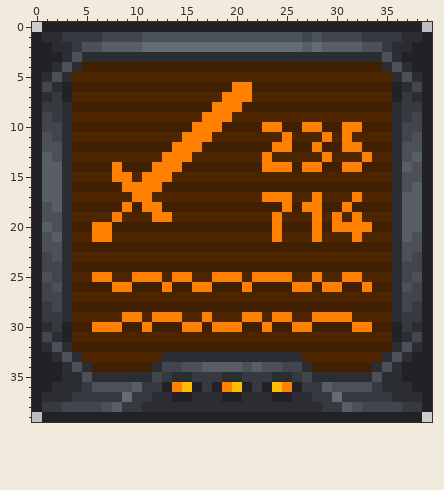
Two versions of one pixel-art sprite, icon.png. This is how it looked before the edit.
The file is 80x80 pixels, drawn in blocks of 2x2; one block is one cell here.
After:
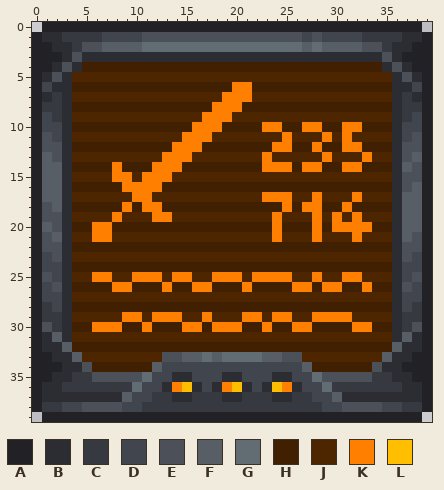
Palette (. is transparent): A #212126  B #2b2d33  C #363940  D #41454d  E #4c5159  F #575e66  G #626c73  H #402000  J #4d2600  K #ff8000  L #ffbf00
Change:
@@ x 0..39 @@
  5 ABEBJJJJJJJJJJJJJJJJJJJJJJJJJJJJJJJJBEBA
- 6 ADBAHHHHHHHHHHHHHHHHKKHHHHHHHHHHHHHHABDA
- 7 ABCAJJJJJJJJJJJJJJJKKKJJJJJJJJJJJJJJACBA
+ 6 ADBBHHHHHHHHHHHHHHHHKKHHHHHHHHHHHHHHBBDA
+ 7 ABCBJJJJJJJJJJJJJJJKKKJJJJJJJJJJJJJJBCBA
  8 ACCBHHHHHHHHHHHHHHKKKHHHHHHHHHHHHHHHBCCA
@@ x 0..39 @@
 29 ACCBJJJJJKKJKKKJJKJJJKKJKKJJKKKKJJJJBCCA
-30 ABCAHHKKKHHKHHHKKHKKKHHKHHKKHHHHKKHHACBA
-31 ADBAJJJJJJJJJJJJJJJJJJJJJJJJJJJJJJJJABDA
-32 ABEBHHHHHHHHHHHHHHHHHHHHHHHHHHHHHHHHBEBA
-33 AABEBJJJJJJJJBBBBBBBBBBBBBBJJJJJJJJBEBAA
-34 AAABEBHHHHHHBDDEEFFFFEFEEDDBHHHHHHBEBAAA
-35 AAABBEBBBBBBDCBBCCCBBCCCBBCDBBBBBBEBBAAA
-36 AABBBCEEEEFCCAKLACAKLACALKACCFEEEECBBBAA
-37 ABBBCCCCCGCCBBAABBBAABBBAABBCCGCCCCCBBBA
-38 ACCDDDDEFCCBBBBBBBBBBBBBBBBBBCCFEDDDDCCA
+30 AECBHHKKKHHKHHHKKHKKKHHKHHKKHHHHKKHHBCEA
+31 ABFBJJJJJJJJJJJJJJJJJJJJJJJJJJJJJJJJBFBA
+32 ABBFHHHHHHHHHHHHHHHHHHHHHHHHHHHHHHHHFBBA
+33 AABBFJJJJJJJJEEFFGFGGGGFFEEJJJJJJJJFBBAA
+34 AAABBEHHHHHHFDDDDDDDDDDDDDDFHHHHHHEBBAAA
+35 AABBCCEEEEEGDDBBDDDBBDDDBBDDGEEEEECCBBAA
+36 ABBCCCCCCCGDDBKLBDBKLBDBLKBDDGCCCCCCCBBA
+37 ABBBBBBBBFDDCCBBCCCBBCCCBBCCDDFBBBBBBBBA
+38 ACCDDEEEEDDCCCCCCCCCCCCCCCCCCDDEEEEDDCCA
 39 .AAAAAAAAAAAAAAAAAAAAAAAAAAAAAAAAAAAAAA.
